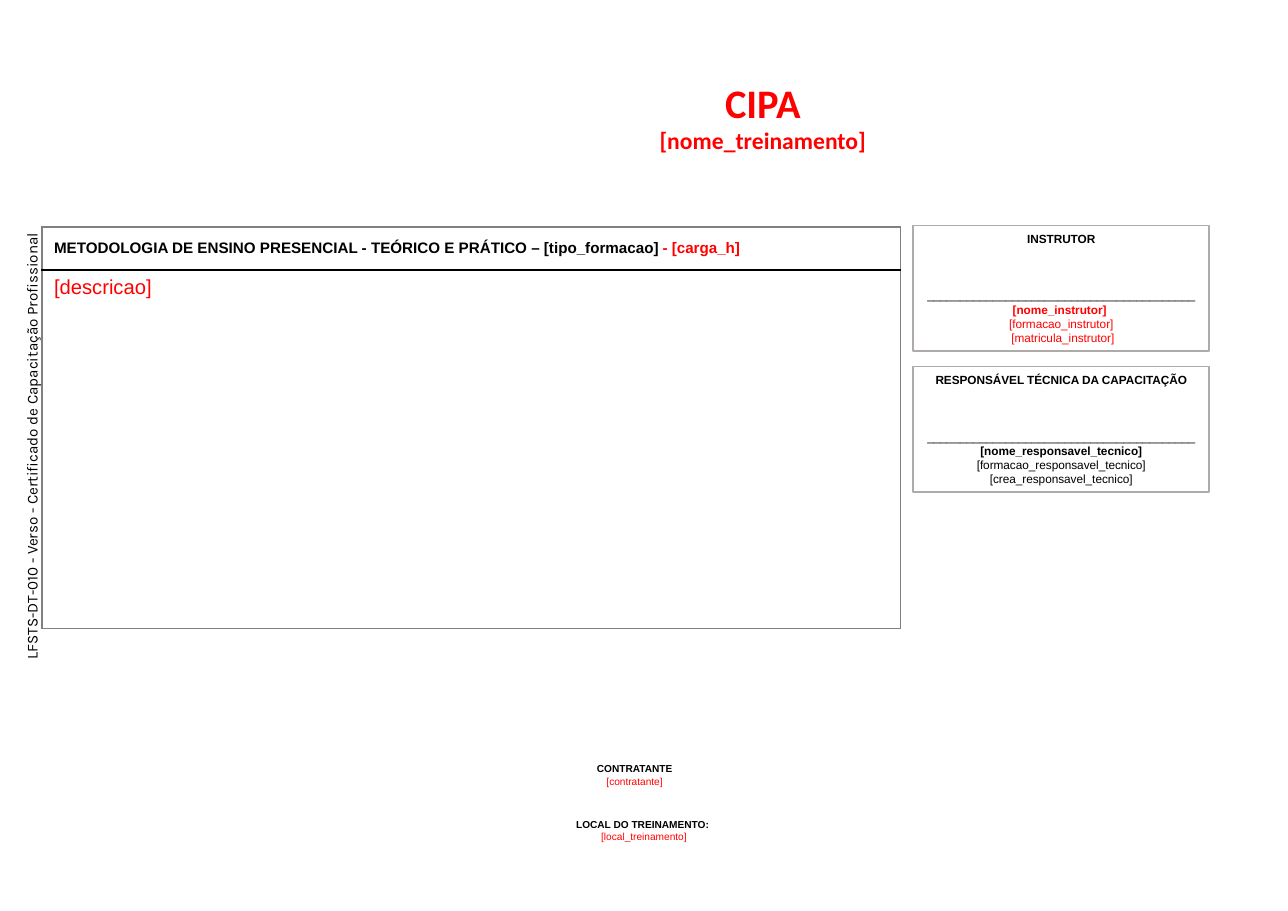
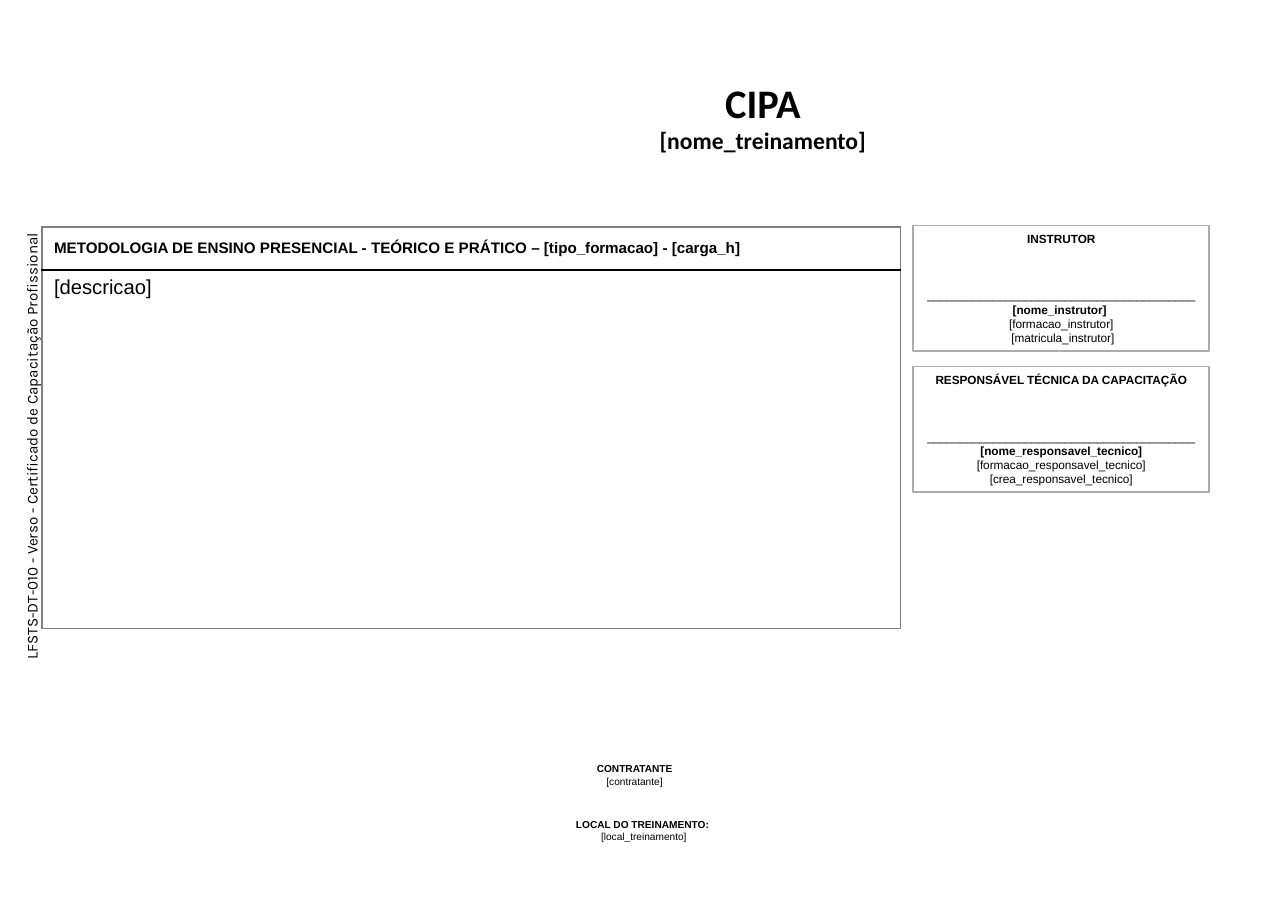
Before and after one commit to Programateca/lfsoares-front, a slide deck: slide 2 of public/templates/certificado-frente-verso.pptx. Drawn at 1288x911 pixels with LibreOffice and Linux fonts; fonts in the diff are those of the drawing; background and template pictures are left out. Boxes give left, top, right and bottom in pixels: in the first picture for what was removed or moved away, otherwise in the second. Text is boxed around its words. In the diff, an @@ line names an element or a change of style, - is before the commit and + after.

Commit message:
chore: change font red color to black

```diff
--- a/public/templates/certificado-frente-verso.pptx
+++ b/public/templates/certificado-frente-verso.pptx
@@ text "CIPA" at box(660, 91, 866, 153): text colour #FF0000 to #000000 @@
@@ table at box(42, 227, 901, 629) @@
@@ text colour #FF0000 to #000000 in "- [carga_h]", "[descricao]" @@
@@ text in rectangle at box(1009, 305, 1114, 345): text colour #FF0000 to #000000 in "[nome_instrutor]", "[formacao_instrutor]", "[matricula_instrutor]" @@
@@ text at box(606, 777, 662, 787): text colour #FF0000 to #000000 in "[contratante]" @@
@@ text at box(601, 832, 686, 842): text colour #FF0000 to #000000 in "[local_treinamento]" @@
```
Also in this commit, not shown: 1 other slide changed.
